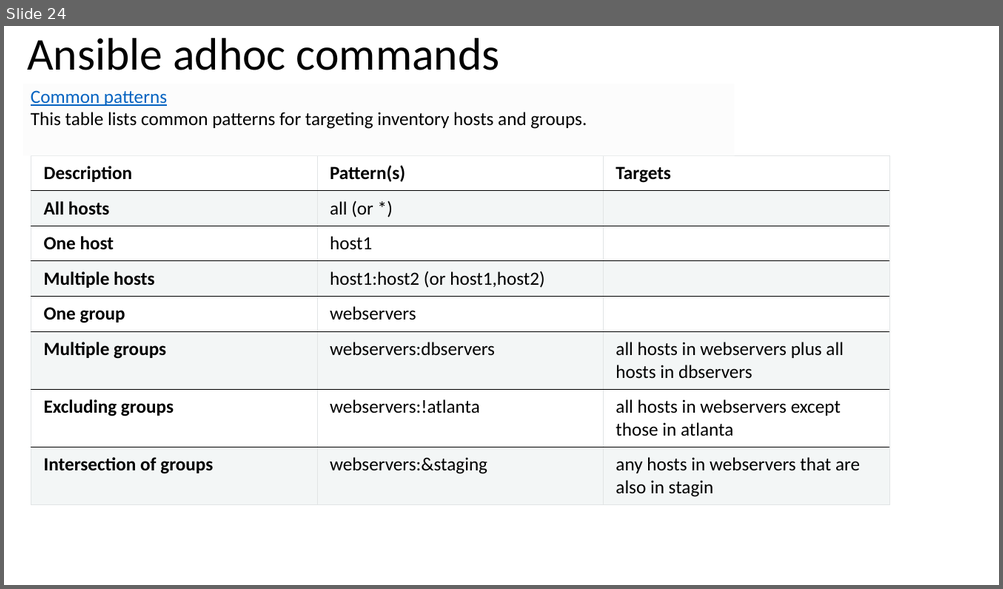
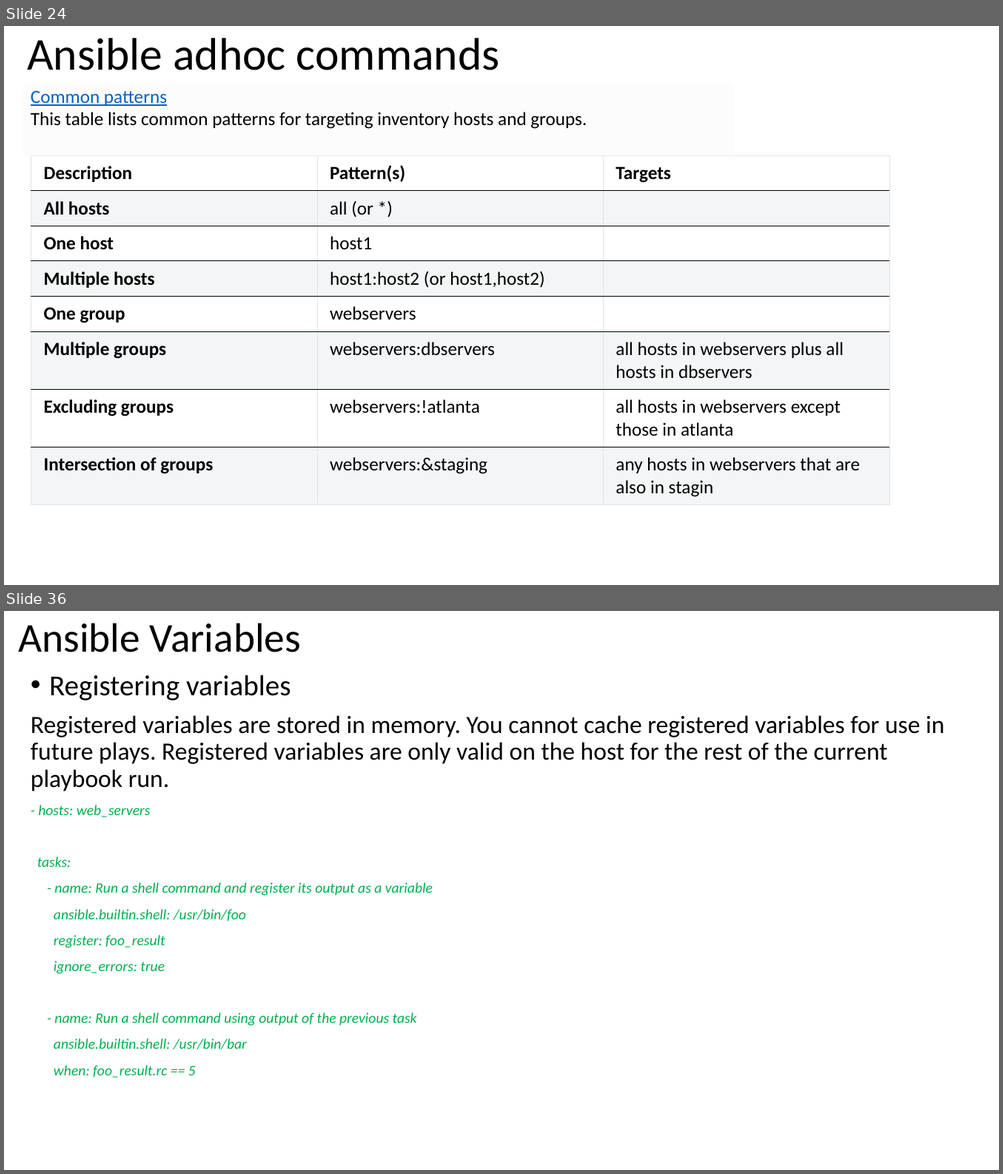
Before and after one commit to afrinafi/ansibletraining, a slide deck: Ansible.pptx. Shown one above the other, each under a label of ours: slide 24 before the commit, slides 24 and 36 after it; the slides between them are not shown. The pictures are 1003x589 and 1003x1174 pixels, drawn with LibreOffice and Linux fonts; fonts in the diff are those of the drawing. Boxes give left, top, right and bottom in pixels: in the first picture for what was removed or moved away, otherwise in the second. Text is boxed around its words. In the diff, an @@ line names an element or a change of style, - is before the commit and + after.

Commit message:
latest ansible file

```diff
--- a/Ansible.pptx
+++ b/Ansible.pptx
@@ slide 36 added at bbox=[4, 611, 999, 1170], background #FFFFFF @@
@@ title added at bbox=[18, 623, 301, 652], 39.6 pt, text #000000 @@
+Ansible Variables
@@ text added at bbox=[31, 675, 944, 1078], 14 pt, text #00B050, italic @@
+• Registering variables
+Registered variables are stored in memory. You cannot cache registered variables for use in future plays. Registered variables are only valid on the host for the rest of the current playbook run.
+- hosts: web_servers
+tasks:
+- name: Run a shell command and register its output as a variable
+ansible.builtin.shell: /usr/bin/foo
+register: foo_result
+ignore_errors: true
+- name: Run a shell command using output of the previous task
+ansible.builtin.shell: /usr/bin/bar
+when: foo_result.rc == 5
```
Also in this commit, not shown: 1 slide changed, 21 other slides added.
